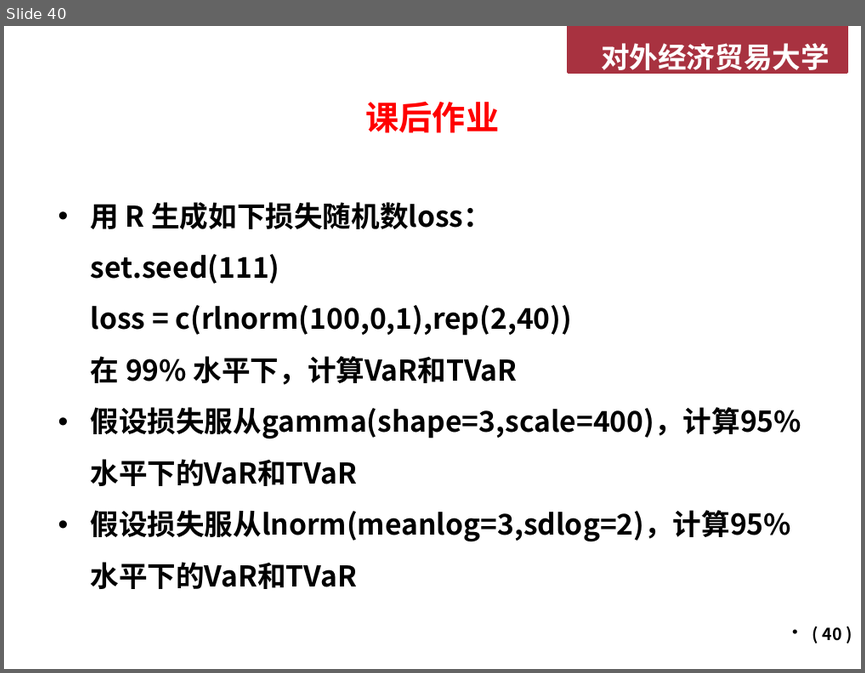
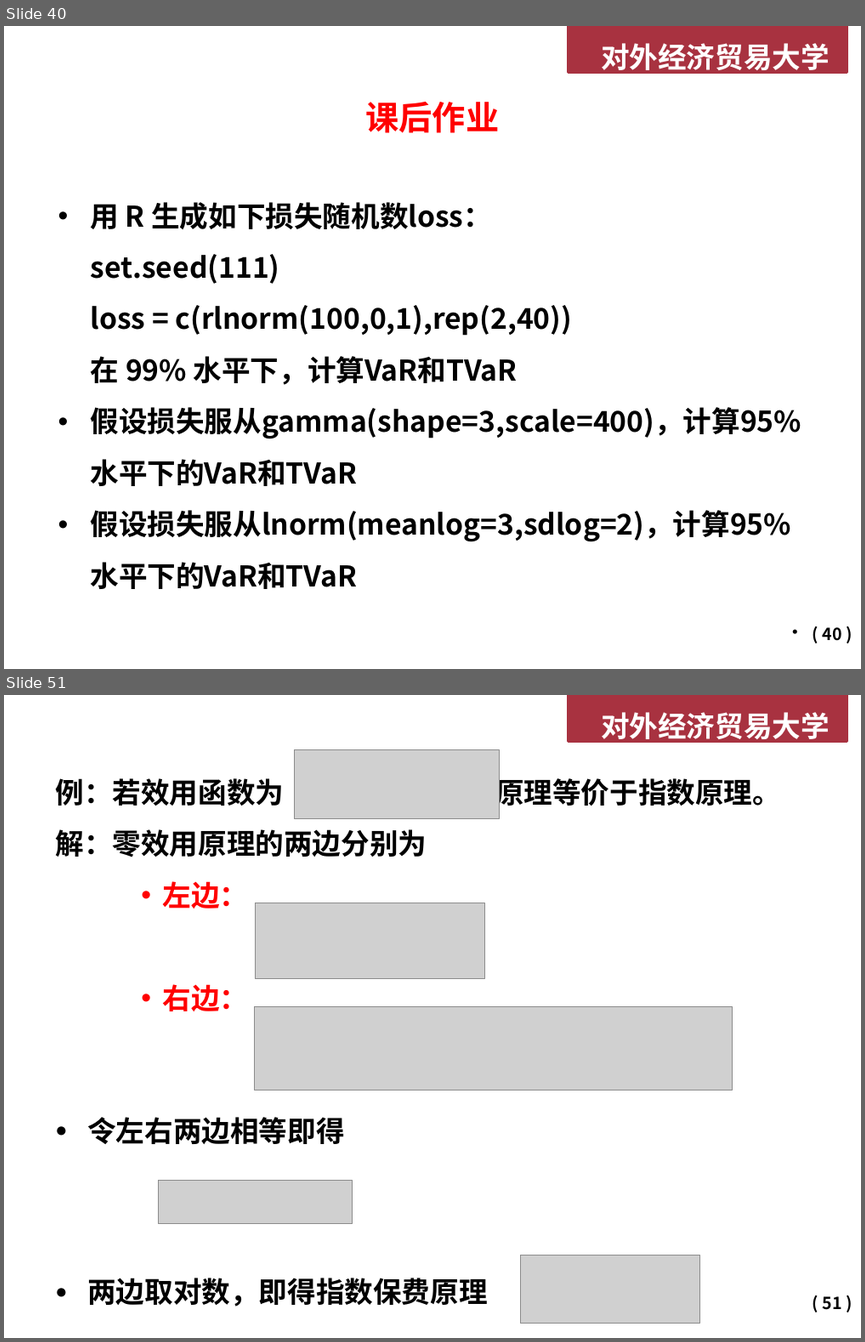
Before and after one commit to Francisor/Non-life-Insurance-Actuarial-Science, a slide deck: Lectures/Week 1 - 风险度量基础.pptx. Shown one above the other, each under a label of ours: slide 40 before the commit, slides 40 and 51 after it; the slides between them are not shown. The pictures are 865x673 and 865x1342 pixels, drawn with LibreOffice and Linux fonts; fonts in the diff are those of the drawing; grey boxes stand for pictures; background and template pictures are left out. Boxes give left, top, right and bottom in pixels: in the first picture for what was removed or moved away, otherwise in the second. Text is boxed around its words. In the diff, an @@ line names an element or a change of style, - is before the commit and + after.

```diff
--- a/Lectures/Week 1 - 风险度量基础.pptx
+++ b/Lectures/Week 1 - 风险度量基础.pptx
@@ slide 51 added at bbox=[4, 695, 861, 1338], background #FFFFFF; not listed: 2 template elements that a slide beside it also shows @@
@@ picture added at bbox=[295, 750, 500, 819] @@
@@ text added at bbox=[55, 773, 781, 1011], 24 pt, text #000000, bold @@
+例：若效用函数为 ，零效用原理等价于指数原理。
+解：零效用原理的两边分别为
+    • 左边：
+    • 右边：
@@ picture added at bbox=[255, 903, 484, 980] @@
@@ picture added at bbox=[254, 1007, 732, 1090] @@
@@ text added at bbox=[87, 1117, 487, 1306], 24 pt, text #000000, bold @@
+● 令左右两边相等即得
+● 两边取对数，即得指数保费原理
@@ picture added at bbox=[158, 1180, 352, 1224] @@
@@ picture added at bbox=[520, 1254, 699, 1323] @@
@@ page number added at bbox=[823, 1296, 842, 1310], 14 pt, text #000000 @@
+( 51 )
```
Also in this commit, not shown: 11 other slides added, 3 other files.
